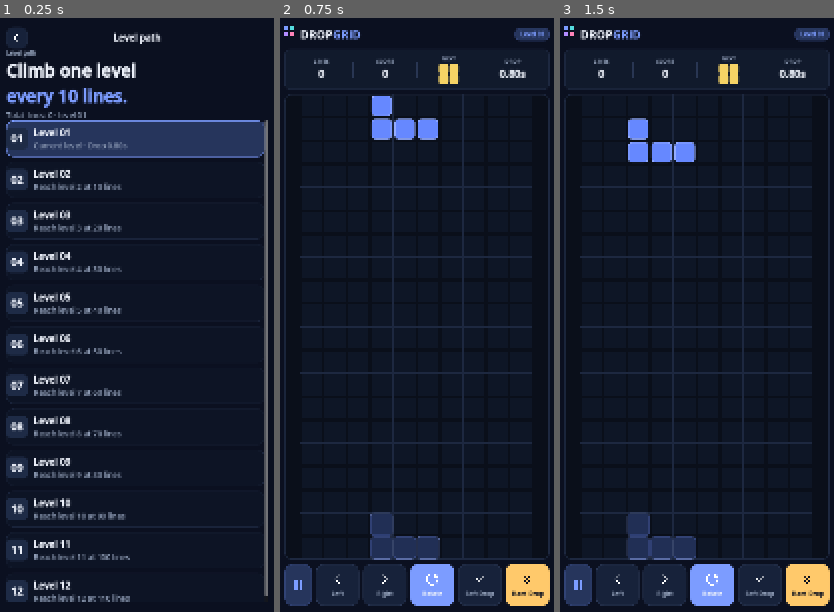
Above: before the commit, frames 1-3 (left to right).
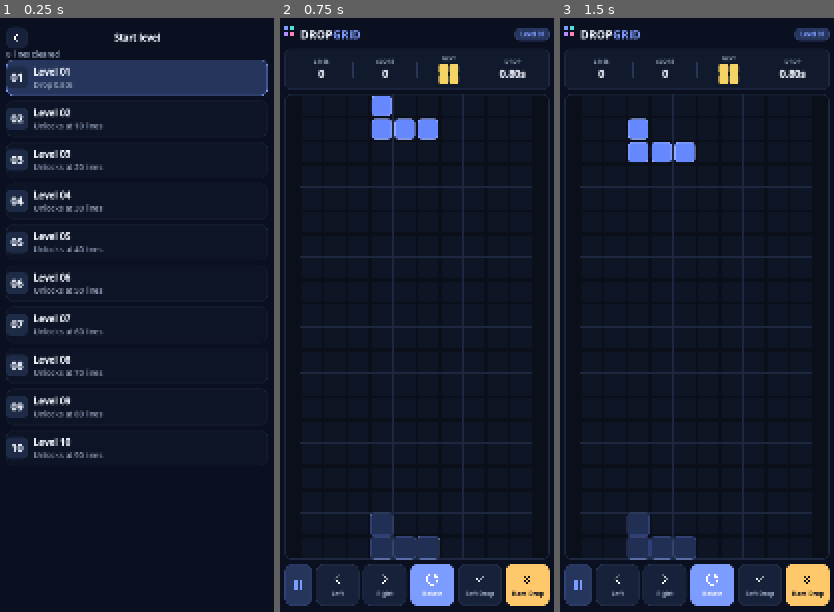
Above: after the commit, the same moments.

Repository: shahadathhs/DropGrid
Game: Godot game, scene res://scenes/levels.tscn
Two runs of this game, one before a commit and one after it. Both use one fixed random seed, a clock stepped at 60 frames per second and the inputs below. This scene is started directly instead of the project's main scene.
Inputs (mouse positions are in pixels of both pictures, inside the frame that each line leads up to; where the layout moved, square brackets give the same spot in the first picture):
- Up to frame 1 (0.25 s): no input
- Up to frame 2 (0.75 s): click (417, 77) [414, 136] at 0.5 s
- Up to frame 3 (1.5 s): click (617, 582) at 1.25 s

The runs differ from the first frame. In frame 1, 25% of the frame differs, in the area x 2-98%, y 2-99%; in frame 2, nothing differs; in frame 3, nothing differs.
Error before the commit: Invalid assignment of property or key 'text' with value of type 'String' on a base object of type 'null instance'. (res://scripts/hud_controller.gd:38)

Commit message:
Make the start-level picker real and prepare Android builds
Levels 1-10 unlock from lifetime lines and start a real game at that
level. Android export gains INTERNET and VIBRATE permissions. The server
URL is a project setting with a release override; an empty URL hides
online features. Also drop the HUD's reference to the removed LevelLabel.

Co-Authored-By: Claude Opus 5.5 <noreply@anthropic.com>

Diff:
--- a/game/autoload/sync.gd
+++ b/game/autoload/sync.gd
@@ -66,6 +66,11 @@
 	return str(_session.get("email", ""))
 
 
+## False when this build has no API URL: no requests are made and the UI hides account features.
+func is_online_enabled() -> bool:
+	return SyncLogic.is_online_enabled(GameConfig.api_base_url())
+
+
 ## Number of requests waiting or in flight. Lets tests check that guests send nothing.
 func queued_request_count() -> int:
 	return _queue.size()
@@ -126,7 +131,7 @@
 # ---------------------------------------------------------------------------
 
 func _send_stats(force: bool) -> void:
-	if not is_signed_in() or _sync_queued:
+	if not is_online_enabled() or not is_signed_in() or _sync_queued:
 		return
 	if not force and not Save.pending_sync:
 		return
@@ -229,6 +234,9 @@
 # ---------------------------------------------------------------------------
 
 func _enqueue(action: String, method: int, path: String, body: Variant, auth: bool, on_done: Callable) -> void:
+	if not is_online_enabled():
+		request_failed.emit(action, "Online features are not available in this build.")
+		return
 	_queue.append({
 		"action": action,
 		"method": method,
@@ -256,7 +264,7 @@
 	if job["auth"]:
 		headers.append("Authorization: Bearer %s" % _session["access_token"])
 	var body_text := "" if job["body"] == null else JSON.stringify(job["body"])
-	var err := _http.request(GameConfig.API_BASE_URL + job["path"], headers, job["method"], body_text)
+	var err := _http.request(GameConfig.api_base_url() + job["path"], headers, job["method"], body_text)
 	if err != OK:
 		_finish_job(0, {})
 
--- a/game/project.godot
+++ b/game/project.godot
@@ -29,6 +29,11 @@
 
 theme/custom="res://resources/game_theme.tres"
 
+[dropgrid]
+
+network/api_base_url="http://localhost:8000/v1"
+network/api_base_url.release=""
+
 [rendering]
 
 environment/defaults/default_clear_color=Color(0.043, 0.063, 0.125, 1)
--- a/game/scenes/game_over_overlay.tscn
+++ b/game/scenes/game_over_overlay.tscn
@@ -185,7 +185,7 @@
 custom_minimum_size = Vector2(0, 69)
 layout_mode = 2
 theme_type_variation = &"SecondaryButton"
-text = "View level path"
+text = "Start level"
 
 [node name="MenuButton" type="Button" parent="Margin/Column"]
 unique_name_in_owner = true
--- a/game/scenes/levels.tscn
+++ b/game/scenes/levels.tscn
@@ -73,8 +73,7 @@
 theme_type_variation = &"Title"
 horizontal_alignment = 1
 vertical_alignment = 1
-text = "Level path"
-
+text = "Start level"
 
 [node name="TopSpacer" type="Control" parent="Margin/Column/TopBar"]
 custom_minimum_size = Vector2(57, 0)
@@ -85,21 +84,6 @@
 layout_mode = 2
 mouse_filter = 2
 theme_override_constants/separation = 4
-
-[node name="Eyebrow" type="Label" parent="Margin/Column/Heading"]
-layout_mode = 2
-theme_type_variation = &"Eyebrow"
-text = "Level path"
-
-[node name="HeadingTitle" type="Label" parent="Margin/Column/Heading"]
-layout_mode = 2
-theme_type_variation = &"Heading"
-text = "Climb one level"
-
-[node name="HeadingAccent" type="Label" parent="Margin/Column/Heading"]
-layout_mode = 2
-theme_type_variation = &"HeadingAccent"
-text = "every 10 lines."
 
 [node name="SummaryLabel" type="Label" parent="Margin/Column/Heading"]
 unique_name_in_owner = true
--- a/game/scenes/main_menu.tscn
+++ b/game/scenes/main_menu.tscn
@@ -194,6 +194,7 @@
 text = "Continue as guest"
 
 [node name="LeaderboardButton" type="Button" parent="Margin/Column/Actions"]
+unique_name_in_owner = true
 custom_minimum_size = Vector2(0, 63)
 layout_mode = 2
 theme_type_variation = &"GhostButton"
--- a/game/scripts/game.gd
+++ b/game/scripts/game.gd
@@ -16,10 +16,13 @@
 @onready var _game_over_overlay: Control = %GameOverOverlay
 
 var game: GameController
+## Start level of this run; Play again repeats it.
+var _start_level := 1
 var _window_had_focus := false
 
 
 func _ready() -> void:
+	_start_level = StartLevel.take()
 	_start_new_game()
 
 	_pause_button.pressed.connect(func(): game.set_paused(true))
@@ -86,7 +89,7 @@
 
 
 func _start_new_game() -> void:
-	game = GameController.new()
+	game = GameController.new(-1, _start_level)
 	_board_view.setup(game)
 	_hud.setup(game)
 	_touch_controls.setup(game)
--- a/game/scripts/game_config.gd
+++ b/game/scripts/game_config.gd
@@ -9,6 +9,8 @@
 # Points for clearing 0..4 lines at once, multiplied by the current level.
 const LINE_POINTS: Array[int] = [0, 100, 300, 500, 800]
 const LINES_PER_LEVEL := 10
+## Highest level the levels screen offers as a start level.
+const MAX_START_LEVEL := 10
 
 # Seconds between automatic downward steps.
 const BASE_FALL_INTERVAL := 0.8
@@ -26,10 +28,12 @@
 	Vector2i(0, 0), Vector2i(-1, 0), Vector2i(1, 0), Vector2i(-2, 0), Vector2i(2, 0),
 ]
 
-# Sync server (sync release). Android emulators reach the host machine at
-# 10.0.2.2, so use http://10.0.2.2:8000/v1 there. A physical phone needs the
-# computer's LAN IP, for example http://192.168.1.20:8000/v1.
-const API_BASE_URL := "http://localhost:8000/v1"
+# Sync server. The URL is a project setting so each build can differ:
+# dropgrid/network/api_base_url in project.godot, with a ".release" feature-tag
+# override. Android emulators reach the host machine at 10.0.2.2, so use
+# http://10.0.2.2:8000/v1 there. A physical phone needs the computer's LAN IP,
+# for example http://192.168.1.20:8000/v1. An empty URL turns online features off.
+const API_URL_SETTING := "dropgrid/network/api_base_url"
 const USERNAME_MIN_LENGTH := 3
 const USERNAME_MAX_LENGTH := 20
 const PASSWORD_MIN_LENGTH := 8
@@ -37,3 +41,8 @@
 # Retry delays for failed stat pushes: 5s, 10s, 20s, ... up to 5 minutes.
 const BACKOFF_BASE_SECONDS := 5.0
 const BACKOFF_MAX_SECONDS := 300.0
+
+
+## The API base URL for this build (feature-tag overrides resolve automatically).
+static func api_base_url() -> String:
+	return str(ProjectSettings.get_setting(API_URL_SETTING, "")).strip_edges()
--- a/game/scripts/game_controller.gd
+++ b/game/scripts/game_controller.gd
@@ -23,6 +23,8 @@
 var score := 0
 var lines := 0
 var level := 1
+## Level the run began at; the level never drops below it.
+var start_level := 1
 
 var has_active := false
 var active_type := 0
@@ -36,7 +38,9 @@
 
 
 ## Pass a seed (>= 0) for a repeatable piece order, e.g. in tests.
-func _init(seed_value: int = -1) -> void:
+func _init(seed_value: int = -1, start_level_value: int = 1) -> void:
+	start_level = maxi(1, start_level_value)
+	level = start_level
 	_bag = PieceBag.new(seed_value)
 	next_type = _bag.next_piece()
 	_spawn_next()
@@ -56,6 +60,11 @@
 static func level_for_lines(total_lines: int) -> int:
 	@warning_ignore("integer_division")
 	return total_lines / GameConfig.LINES_PER_LEVEL + 1
+
+
+## Level during a run: the start level, or the line-based level once that is higher.
+static func level_for_run(start: int, lines_this_game: int) -> int:
+	return maxi(start, level_for_lines(lines_this_game))
 
 
 ## Advance the fall timer. Does nothing unless the game is being played.
@@ -188,7 +197,7 @@
 		lines_cleared.emit(cleared, points)
 		score_changed.emit(score)
 		lines_changed.emit(lines)
-		var new_level := level_for_lines(lines)
+		var new_level := level_for_run(start_level, lines)
 		if new_level != level:
 			level = new_level
 			level_changed.emit(level)
--- a/game/scripts/game_theme.gd
+++ b/game/scripts/game_theme.gd
@@ -155,6 +155,8 @@
 	# containers that ignore the mouse, so the whole card can be pressed.
 	_make_button_type("CardButton", Palette.SURFACE, Palette.TEXT, Palette.LINE, 2, RADIUS_MD, 21)
 	set_stylebox("hover", "CardButton", _box(Palette.SURFACE, RADIUS_MD, Palette.LINE_STRONG, 2))
+	# Highlighted card: accent border on a soft accent fill (the newest unlocked level).
+	_make_button_type("CardButtonCurrent", Palette.ACCENT_SOFT, Palette.TEXT, Palette.ACCENT, 2, RADIUS_MD, 21)
 
 
 ## Builds one button variation. Heights are not set here: each node sets custom_minimum_size.
--- a/game/scripts/hud_controller.gd
+++ b/game/scripts/hud_controller.gd
@@ -6,7 +6,6 @@
 
 @onready var _score_label: Label = %ScoreLabel
 @onready var _lines_label: Label = %LinesLabel
-@onready var _level_label: Label = %LevelLabel
 @onready var _level_pill: Label = %LevelPillLabel
 @onready var _drop_label: Label = %DropLabel
 @onready var _next_preview: Control = %NextPreview
@@ -35,7 +34,6 @@
 
 
 func _on_level_changed(level: int) -> void:
-	_level_label.text = str(level)
 	_level_pill.text = "Level %02d" % level
 	# Drop readout: seconds between automatic steps at this level.
 	_drop_label.text = "%.2fs" % GameController.fall_interval(level)
--- a/game/scripts/levels_screen.gd
+++ b/game/scripts/levels_screen.gd
@@ -1,14 +1,13 @@
 extends Control
-## Level path: one node per speed level. Node n is completed once the player has reached
-## level n + 1, current when it is the level they are on, and locked before that. Progress
-## comes from Save.total_lines, the same rule the profile uses (see GameController.level_for_lines).
+## Start level picker: one card per level from 1 to GameConfig.MAX_START_LEVEL. A level is
+## unlocked once lifetime Save.total_lines reaches 10 * (level - 1). Locked cards are
+## disabled; an unlocked card starts a game at that level.
 
 const MENU_SCENE := "res://scenes/main_menu.tscn"
 const GAME_SCENE := "res://scenes/game.tscn"
-const NODE_COUNT := 12
 const NODE_MIN_HEIGHT := 96.0
 
-enum NodeState { COMPLETED, CURRENT, LOCKED }
+enum NodeState { UNLOCKED, LOCKED }
 
 @onready var _summary_label: Label = %SummaryLabel
 @onready var _level_tree: VBoxContainer = %LevelTree
@@ -16,37 +15,38 @@
 
 func _ready() -> void:
 	var total := Save.total_lines
-	var current := GameController.level_for_lines(total)
-	_summary_label.text = "Total lines: %s · level %02d" % [UiFormat.thousands(total), current]
-	for level in range(1, NODE_COUNT + 1):
-		_level_tree.add_child(_make_node(level, node_state(level, total)))
+	_summary_label.text = "%s lines cleared" % UiFormat.thousands(total)
+	var newest := highest_unlocked(total)
+	for level in range(1, GameConfig.MAX_START_LEVEL + 1):
+		_level_tree.add_child(_make_node(level, node_state(level, total), level == newest))
 
 
-## Pure rule for one node, so tests can check it without a scene.
+## Pure rule for one card, so tests can check it without a scene.
 static func node_state(level: int, total_lines: int) -> NodeState:
-	if total_lines >= GameConfig.LINES_PER_LEVEL * level:
-		return NodeState.COMPLETED
-	if level == GameController.level_for_lines(total_lines):
-		return NodeState.CURRENT
+	if level >= 1 and level <= GameConfig.MAX_START_LEVEL and total_lines >= lines_to_reach(level):
+		return NodeState.UNLOCKED
 	return NodeState.LOCKED
 
 
-## Total lines needed before a level can be reached: level 1 is free, level n needs 10 * (n - 1).
+## Lifetime lines needed to unlock a level: level 1 is free, level n needs 10 * (n - 1).
 static func lines_to_reach(level: int) -> int:
 	return GameConfig.LINES_PER_LEVEL * (level - 1)
 
 
-func _make_node(level: int, state: NodeState) -> Button:
+## The highest level the player may start at, capped at MAX_START_LEVEL.
+static func highest_unlocked(total_lines: int) -> int:
+	return mini(GameController.level_for_lines(total_lines), GameConfig.MAX_START_LEVEL)
+
+
+func _make_node(level: int, state: NodeState, newest: bool) -> Button:
 	var button := Button.new()
-	button.theme_type_variation = &"CardButton"
+	button.theme_type_variation = &"CardButtonCurrent" if newest else &"CardButton"
 	button.custom_minimum_size = Vector2(0, NODE_MIN_HEIGHT)
 	button.size_flags_horizontal = Control.SIZE_EXPAND_FILL
 	button.disabled = state == NodeState.LOCKED
-	if state == NodeState.CURRENT:
-		_style_current(button)
-		button.pressed.connect(_on_node_pressed)
+	if state == NodeState.UNLOCKED:
+		button.pressed.connect(_on_node_pressed.bind(level))
 	else:
-		# Completed nodes show their state but do nothing when tapped.
 		button.focus_mode = Control.FOCUS_NONE
 
 	var row := HBoxContainer.new()
@@ -89,29 +89,15 @@
 
 
 func _detail_text(level: int, state: NodeState) -> String:
-	match state:
-		NodeState.COMPLETED:
-			return "Completed · Drop %.2fs" % GameController.fall_interval(level)
-		NodeState.CURRENT:
-			return "Current level · Drop %.2fs" % GameController.fall_interval(level)
-		_:
-			return "Reach level %d at %d lines" % [level, lines_to_reach(level)]
+	if state == NodeState.UNLOCKED:
+		return "Drop %.2fs" % GameController.fall_interval(level)
+	return "Unlocks at %d lines" % lines_to_reach(level)
 
 
-## The current node gets an accent border so it stands out from the other cards.
-func _style_current(button: Button) -> void:
-	for style_name in ["normal", "hover", "pressed", "hover_pressed"]:
-		var box := StyleBoxFlat.new()
-		box.bg_color = Palette.ACCENT_SOFT
-		box.set_corner_radius_all(18)
-		box.set_border_width_all(2)
-		box.border_color = Palette.ACCENT
-		box.content_margin_left = 27
-		box.content_margin_right = 27
-		button.add_theme_stylebox_override(style_name, box)
-
-
-func _on_node_pressed() -> void:
+func _on_node_pressed(level: int) -> void:
+	if node_state(level, Save.total_lines) != NodeState.UNLOCKED:
+		return
+	StartLevel.pending = level
 	get_tree().change_scene_to_file(GAME_SCENE)
 
 
--- a/game/scripts/main_menu.gd
+++ b/game/scripts/main_menu.gd
@@ -9,6 +9,8 @@
 @onready var _best_label: Label = %BestLabel
 @onready var _account_label: Label = %AccountLabel
 @onready var _continue_guest_button: Button = %ContinueGuestButton
+@onready var _account_button: Button = %AccountButton
+@onready var _leaderboard_button: Button = %LeaderboardButton
 @onready var _settings_overlay: Control = %SettingsOverlay
 
 
@@ -17,7 +19,10 @@
 	# Guests see Sign in; signed-in players see their Profile instead.
 	_account_label.text = "Profile" if Sync.is_signed_in() else "Sign in"
 	# "Continue as guest" only makes sense before sign-in; it plays exactly like Play.
-	_continue_guest_button.visible = not Sync.is_signed_in()
+	_continue_guest_button.visible = Sync.is_online_enabled() and not Sync.is_signed_in()
+	# A build without an API URL is a plain offline game: no account or leaderboard entries.
+	_account_button.visible = Sync.is_online_enabled()
+	_leaderboard_button.visible = Sync.is_online_enabled()
 	_settings_overlay.hide()
 	_settings_overlay.closed.connect(func(): _settings_overlay.hide())
 
--- /dev/null
+++ b/game/scripts/start_level.gd
@@ -0,0 +1,13 @@
+class_name StartLevel
+extends RefCounted
+## Hands the chosen start level from the levels screen to the game scene.
+## The game reads it once with take(); after that it is back to level 1, so the
+## main menu's Play always starts at level 1.
+
+static var pending := 1
+
+
+static func take() -> int:
+	var level := pending
+	pending = 1
+	return level
--- a/game/scripts/sync_logic.gd
+++ b/game/scripts/sync_logic.gd
@@ -4,6 +4,12 @@
 ## input checks. No HTTP and no autoloads here, so they can be unit-tested directly.
 
 const STAT_KEYS := ["best_score", "total_lines", "games_played"]
+
+
+## Online features exist only when the build has an API URL. An empty URL (the release
+## default until a server is configured) means a clean offline game.
+static func is_online_enabled(api_url: String) -> bool:
+	return api_url.strip_edges() != ""
 
 
 ## Both sides keep monotonic counters, so the merged value is the larger one per stat.
--- a/game/tests/test_game_controller.gd
+++ b/game/tests/test_game_controller.gd
@@ -98,3 +98,22 @@
 	var level10 := GameController.fall_interval(10)
 	assert_true(level10 < level1)
 	assert_true(level10 >= GameConfig.MIN_FALL_INTERVAL)
+
+
+func test_start_level_five_uses_level_five_speed_and_scoring() -> void:
+	var run := GameController.new(1, 5)
+	assert_eq(run.level, 5)
+	assert_eq(GameController.fall_interval(run.level), GameController.fall_interval(5))
+	assert_eq(GameController.points_for_lines(1, run.level), 500)
+
+
+func test_start_level_holds_until_lines_this_game_pass_fifty() -> void:
+	assert_eq(GameController.level_for_run(5, 0), 5)
+	assert_eq(GameController.level_for_run(5, 49), 5)
+	assert_eq(GameController.level_for_run(5, 50), 6)
+	assert_eq(GameController.level_for_run(1, 25), 3)
+
+
+func test_default_start_level_is_one() -> void:
+	assert_eq(game.level, 1)
+	assert_eq(game.start_level, 1)
--- a/game/tests/test_guest_sync.gd
+++ b/game/tests/test_guest_sync.gd
@@ -35,3 +35,7 @@
 func test_guest_rename_fails_locally_without_a_request() -> void:
 	_sync.rename("newname")
 	assert_eq(_sync.queued_request_count(), 0)
+
+
+func test_default_build_has_an_api_url() -> void:
+	assert_true(_sync.is_online_enabled())
--- a/game/tests/test_levels_screen.gd
+++ b/game/tests/test_levels_screen.gd
@@ -1,40 +1,58 @@
 extends GutTest
-## Level path rules: node states come from total lines, and the screen loads headlessly.
+## Start level rules: unlock thresholds, locked levels cannot start, and the screen loads headlessly.
 
 const LevelsScreen := preload("res://scripts/levels_screen.gd")
 
 
-func test_level_one_is_current_before_any_lines() -> void:
-	assert_eq(LevelsScreen.node_state(1, 0), LevelsScreen.NodeState.CURRENT)
+func _unlocked_levels(total_lines: int) -> Array[int]:
+	var result: Array[int] = []
+	for level in range(1, GameConfig.MAX_START_LEVEL + 1):
+		if LevelsScreen.node_state(level, total_lines) == LevelsScreen.NodeState.UNLOCKED:
+			result.append(level)
+	return result
 
 
-func test_node_is_completed_once_the_next_level_is_reached() -> void:
-	# Node 1 is completed at 10 lines (level 2 reached); node 2 is still ahead.
-	assert_eq(LevelsScreen.node_state(1, 10), LevelsScreen.NodeState.COMPLETED)
-	assert_eq(LevelsScreen.node_state(2, 10), LevelsScreen.NodeState.CURRENT)
+func test_zero_lines_unlocks_only_level_one() -> void:
+	assert_eq(_unlocked_levels(0), [1] as Array[int])
 
 
-func test_nodes_after_the_current_level_are_locked() -> void:
-	assert_eq(LevelsScreen.node_state(3, 10), LevelsScreen.NodeState.LOCKED)
-	assert_eq(LevelsScreen.node_state(12, 10), LevelsScreen.NodeState.LOCKED)
+func test_nine_lines_still_only_level_one() -> void:
+	assert_eq(_unlocked_levels(9), [1] as Array[int])
 
 
-func test_node_n_completes_at_ten_times_n_lines() -> void:
-	assert_eq(LevelsScreen.node_state(2, 19), LevelsScreen.NodeState.CURRENT)
-	assert_eq(LevelsScreen.node_state(2, 20), LevelsScreen.NodeState.COMPLETED)
-	assert_eq(LevelsScreen.node_state(3, 20), LevelsScreen.NodeState.CURRENT)
+func test_ten_lines_unlocks_level_two() -> void:
+	assert_eq(_unlocked_levels(10), [1, 2] as Array[int])
 
 
-func test_locked_node_names_the_lines_needed() -> void:
-	# Locked node n needs level n, which is reached at 10 * (n - 1) lines.
-	assert_eq(LevelsScreen.lines_to_reach(2), 10)
+func test_level_n_unlocks_at_ten_times_n_minus_one() -> void:
 	assert_eq(LevelsScreen.lines_to_reach(5), 40)
 	assert_eq(LevelsScreen.node_state(5, 39), LevelsScreen.NodeState.LOCKED)
+	assert_eq(LevelsScreen.node_state(5, 40), LevelsScreen.NodeState.UNLOCKED)
 
 
-func test_levels_scene_loads_and_builds_twelve_nodes() -> void:
+func test_huge_total_is_capped_at_max_start_level() -> void:
+	assert_eq(_unlocked_levels(1000000).size(), GameConfig.MAX_START_LEVEL)
+	assert_eq(LevelsScreen.node_state(GameConfig.MAX_START_LEVEL + 1, 1000000), LevelsScreen.NodeState.LOCKED)
+	assert_eq(LevelsScreen.highest_unlocked(1000000), GameConfig.MAX_START_LEVEL)
+
+
+func test_locked_level_cannot_start_a_game() -> void:
+	# The press handler only starts a game for UNLOCKED levels; this is the rule it checks.
+	assert_eq(LevelsScreen.node_state(3, 19), LevelsScreen.NodeState.LOCKED)
+	assert_eq(StartLevel.pending, 1)
+
+
+func test_levels_scene_builds_one_card_per_start_level() -> void:
 	var screen: Control = load("res://scenes/levels.tscn").instantiate()
 	add_child_autofree(screen)
 	await get_tree().process_frame
 	var tree: VBoxContainer = screen.get_node("%LevelTree")
-	assert_eq(tree.get_child_count(), LevelsScreen.NODE_COUNT)
+	assert_eq(tree.get_child_count(), GameConfig.MAX_START_LEVEL)
+	for card: Button in tree.get_children():
+		assert_eq(card.disabled, card.get_index() + 1 > LevelsScreen.highest_unlocked(Save.total_lines))
+
+
+func test_start_level_is_read_once_then_resets() -> void:
+	StartLevel.pending = 7
+	assert_eq(StartLevel.take(), 7)
+	assert_eq(StartLevel.take(), 1)
--- a/game/tests/test_sync_logic.gd
+++ b/game/tests/test_sync_logic.gd
@@ -70,3 +70,9 @@
 func test_password_has_a_minimum_length() -> void:
 	assert_false(SyncLogic.is_valid_password("1234567"))
 	assert_true(SyncLogic.is_valid_password("12345678"))
+
+
+func test_empty_api_url_disables_online_features() -> void:
+	assert_false(SyncLogic.is_online_enabled(""))
+	assert_false(SyncLogic.is_online_enabled("   "))
+	assert_true(SyncLogic.is_online_enabled("https://api.example.com/v1"))
Not shown, changed: game/export_presets.cfg
Not shown, added: game/scripts/start_level.gd.uid
